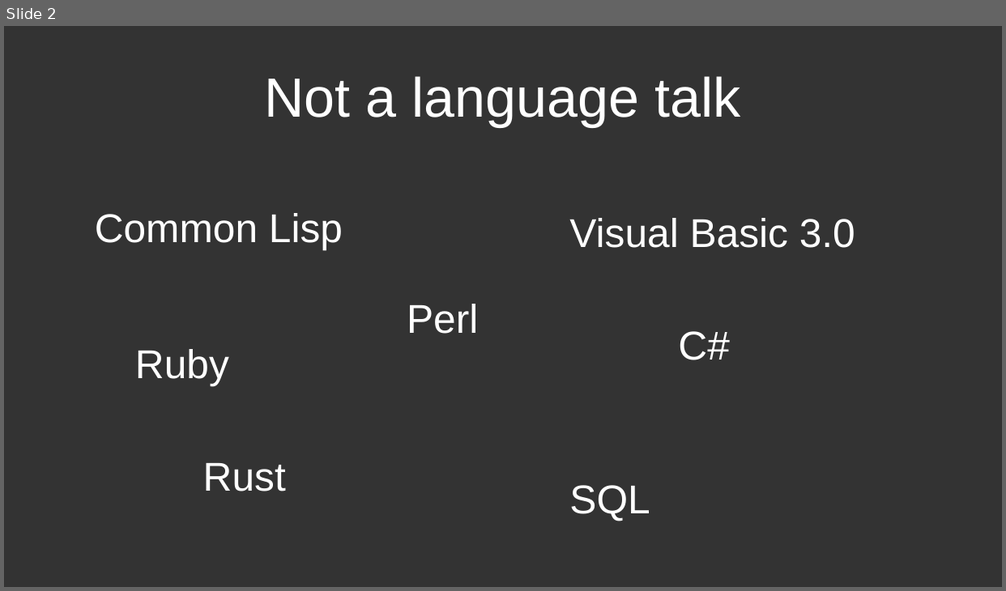
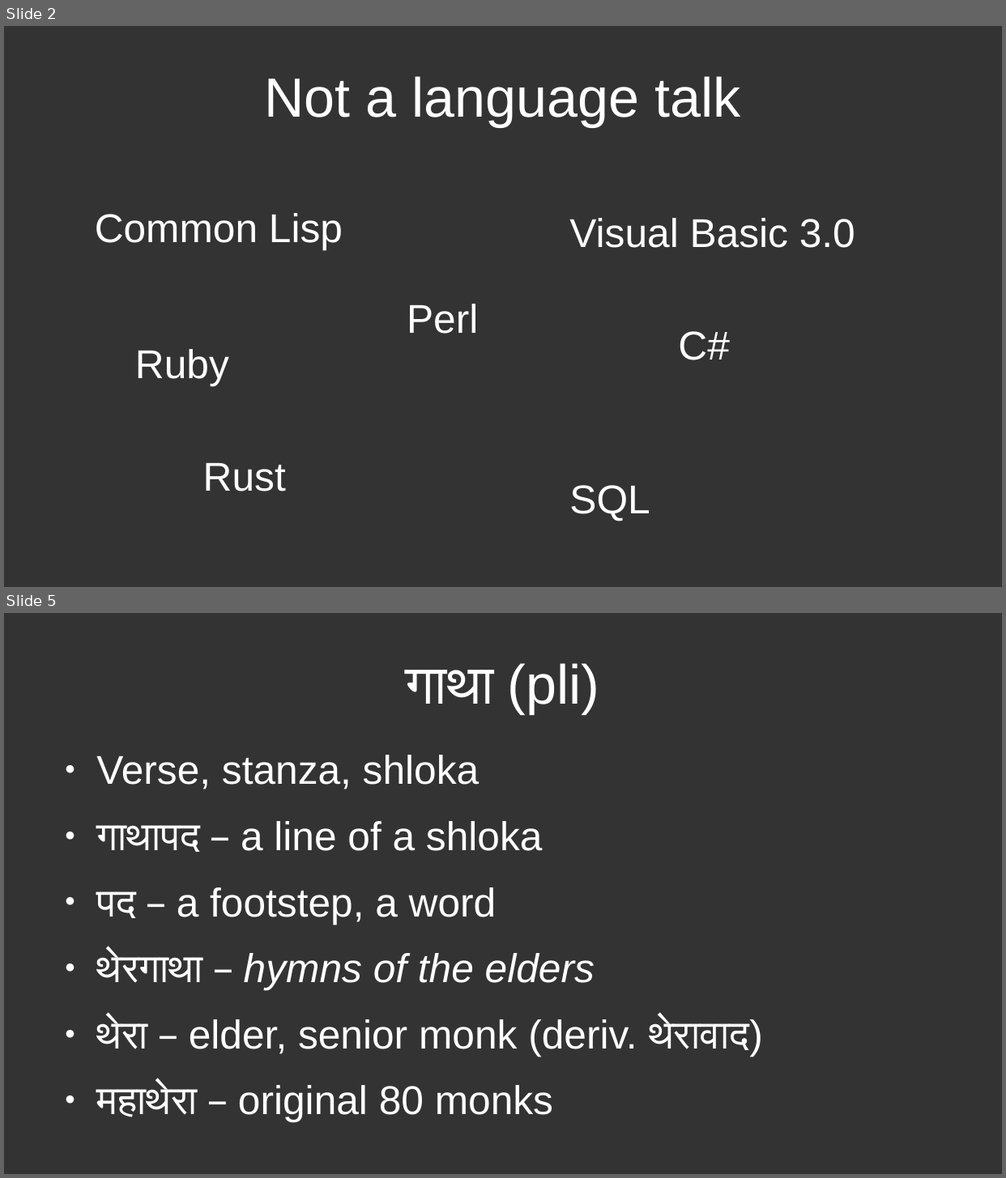
Before and after one commit to deobald/talks, a slide deck: 2024-03-23-inclojure-keynote/talk.odp. Shown one above the other, each under a label of ours: slide 2 before the commit, slides 2 and 5 after it; the slides between them are not shown. The pictures are 1006x591 and 1006x1178 pixels, drawn with LibreOffice and Linux fonts; fonts in the diff are those of the drawing. Boxes give left, top, right and bottom in pixels: in the first picture for what was removed or moved away, otherwise in the second. Text is boxed around its words. In the diff, an @@ line names an element or a change of style, - is before the commit and + after.

```diff
--- a/2024-03-23-inclojure-keynote/talk.odp
+++ b/2024-03-23-inclojure-keynote/talk.odp
@@ slide 5 added at <box>4,613,1002,1174</box>, background #333333 @@
@@ title added at <box>406,663,600,714</box>, 44 pt, text #FFFFFF @@
+गाथा (pli)
@@ text added at <box>96,755,763,1122</box>, 32 pt, text #FFFFFF @@
+● Verse, stanza, shloka
+● गाथापद – a line of a shloka
+● पद – a footstep, a word
+● थेरगाथा – hymns of the elders
+● थेरा – elder, senior monk (deriv. थेरावाद)
+● महाथेरा – original 80 monks
```
Also in this commit, not shown: 15 other slides added, 8 other files.
